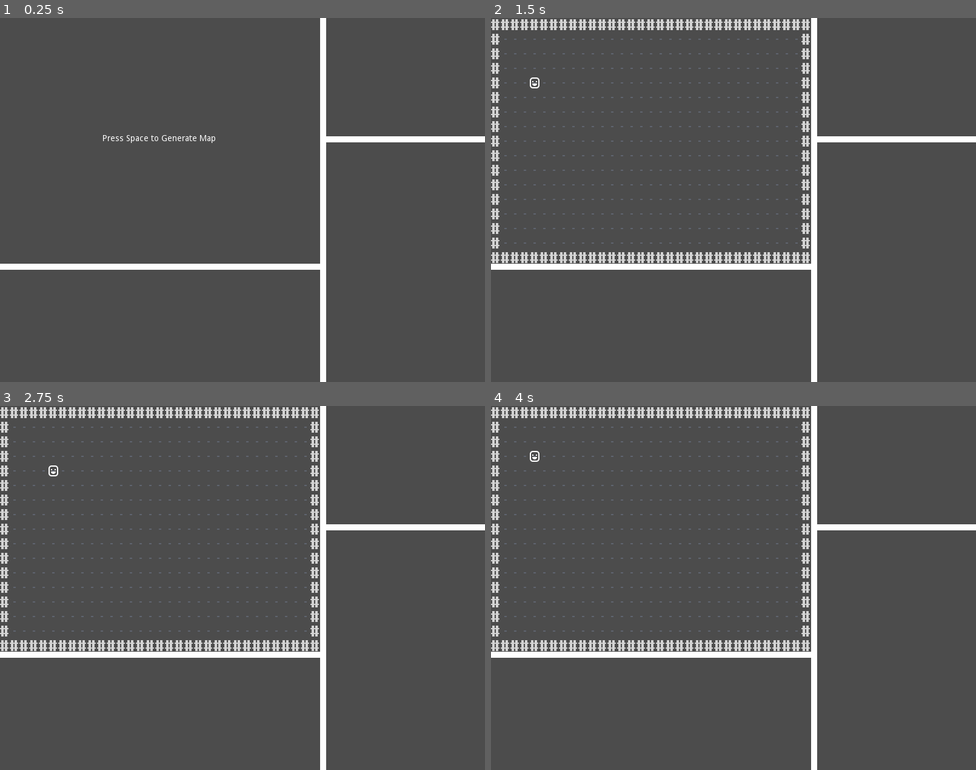
Above: before the commit, frames 1-4 (two rows, left to right).
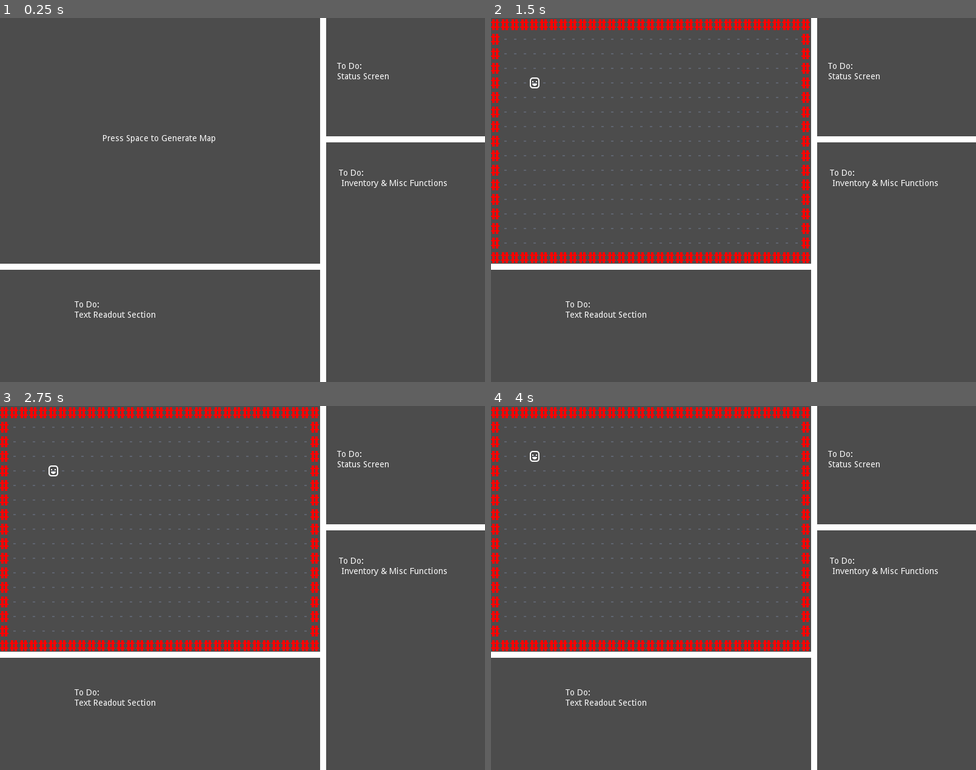
Above: after the commit, the same moments.

Repository: Zedalgo/GodotRogueSD
Game: Godot game, scene res://scene/main/MainScene.tscn
Same seed, same stepped clock (60 frames per second), same inputs: the game is played once before the commit and once after it.
Inputs (mouse positions are in pixels of both pictures, inside the frame that each line leads up to):
- Up to frame 1 (0.25 s): no input
- Up to frame 2 (1.5 s): tap Space (start_game) at 0.5 s; move the mouse to (840, 181) at 0.52 s; hold Right (move_right) 0.53-1.28 s; hold Space (start_game) 0.53-1.28 s; move the mouse to (636, 218) at 1.27 s; hold Down (move_down) from 1.28 s (still down); click (636, 218) at 1.35 s
- Up to frame 3 (2.75 s): tap Space (start_game) at 1.55, 2 s; move the mouse to (291, 507) at 2.02 s; release Down (move_down) at 2.03 s; hold Right (move_right) from 2.03 s (still down); hold Space (start_game) from 2.03 s (still down)
- Up to frame 4 (4 s): move the mouse to (709, 660) at 2.77 s; release Right (move_right) at 2.78 s; release Space (start_game) at 2.78 s; hold Up (move_up) 2.78-3.53 s; tap Space (start_game) at 2.85, 3.5, 3.8 s; move the mouse to (879, 642) at 3.52 s; press the mouse at (879, 642) at 3.53 s; hold Left (move_left) from 3.53 s (still down)

The runs differ from the first frame. In frame 1, 0.4% of the frame differs, in the area x 15-93%, y 12-83%; in frame 2, 3.8%, in the area x 0-93%, y 0-83%; in frame 3, 3.8%; in frame 4, 3.8%.
Error before the commit: Invalid get index '40' (on base: 'Array'). (res://scene/main/MainScene.gd:76)
Error after the commit: Invalid get index '40' (on base: 'Array'). (res://scene/main/MainScene.gd:81)

Commit message:
entity color changing figured out

Diff:
--- a/scene/main/MainScene.gd
+++ b/scene/main/MainScene.gd
@@ -21,7 +21,7 @@
 func _ready():
 	randomize()
 
-# Handles non-movement player inputs
+# Handles player inputs
 func _unhandled_input(Input):
 	if Input.is_action_pressed("start_game") && map_generated == false:
 		$SpaceToGenMap.visible = false
@@ -64,6 +64,11 @@
 				get_parent().add_child(_floor)
 				map[i].append(_floor)
 
+	for i in range(33):
+		for j in range(17):
+			if map[i][j].walkable == false:
+				map[i][j].modulate = Color(1, 0, 0)
+
 	player = _player_scene.instance()
 	player.position = _new_GetCoord.index_to_vector(3, 3)
 	get_parent().add_child(player)
--- a/scene/main/MainScene.tscn
+++ b/scene/main/MainScene.tscn
@@ -15,6 +15,39 @@
 "_edit_use_anchors_": false
 }
 
+[node name="ToDo Status Screen" type="Label" parent="."]
+margin_left = 556.0
+margin_top = 73.0
+margin_right = 743.0
+margin_bottom = 87.0
+text = "To Do:
+Status Screen"
+__meta__ = {
+"_edit_use_anchors_": false
+}
+
+[node name="inv and misc todo" type="Label" parent="."]
+margin_left = 559.0
+margin_top = 249.0
+margin_right = 746.0
+margin_bottom = 263.0
+text = "To Do:
+ Inventory & Misc Functions"
+__meta__ = {
+"_edit_use_anchors_": false
+}
+
+[node name="text readout todo" type="Label" parent="."]
+margin_left = 123.0
+margin_top = 466.0
+margin_right = 310.0
+margin_bottom = 480.0
+text = "To Do:
+Text Readout Section"
+__meta__ = {
+"_edit_use_anchors_": false
+}
+
 [node name="Line2D" type="Line2D" parent="."]
 points = PoolVector2Array( 533, 410, 0, 410 )
 default_color = Color( 1, 1, 1, 1 )
--- /dev/null
+++ b/scene/main/Notes about using godot functions.gd
@@ -0,0 +1,16 @@
+extends Node
+
+
+# Declare member variables here. Examples:
+# var a = 2
+# var b = "text"
+
+
+# Called when the node enters the scene tree for the first time.
+func _ready():
+	pass # Replace with function body.
+
+
+# Called every frame. 'delta' is the elapsed time since the previous frame.
+#func _process(delta):
+#	pass
